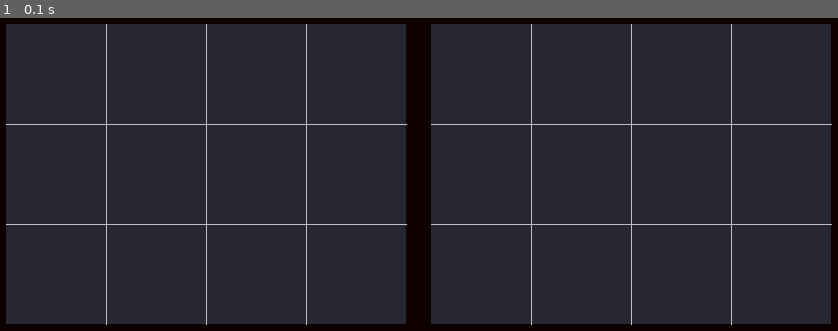
Above: before the commit, frame 1.
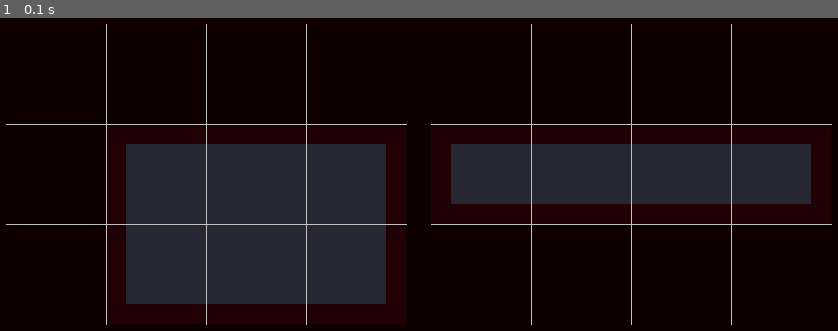
Above: after the commit, the same moment.

Repository: MU-Enigma/BattleShip-BattleGround
Game: pygame game, started from Battleship/BattleGround/main.py
Two runs of this game, one before a commit and one after it. Both use one fixed random seed, a clock stepped at 60 frames per second and the inputs below.
Inputs:
- Up to frame 1 (0.1 s): no input

The runs differ from the first frame. In frame 1, 66% of the frame differs, in the area x 0-100%, y 1-98%.

Commit message:
Added dynamic ship rendering system Only allows ships to be rectangular. Will run into problems in other cases.

Diff:
--- a/Battleship/utils/PygameRenderer.py
+++ b/Battleship/utils/PygameRenderer.py
@@ -33,11 +33,18 @@
 leaderboard_info = None
 
 board1 = [[0, 0, 0, 0],
+          [0, 1, 1, 1],
+          [0, 1, 1, 1]]
+board2 = [[0, 0, 0, 0],
           [1, 1, 1, 1],
           [0, 0, 0, 0]]
-board2 = [[0, 0, 0, 0],
-          [1, 1, 1, 1],
-          [0, 1, 0, 0]]
+
+"""
+board nums:
+0 - water
+1 - ship part
+2 - destroyed ship part
+"""
 
 # Draw Variables
 board_margin = 10
@@ -91,10 +98,20 @@
     #TODO: Write stuff to render/visualize data related to the leaderboard/scoresheet
 
 
-def printmat(matrix):
-    for row in matrix:
-        print(row)
-
+def nomenclature(board, pos):
+    s_tiles = []
+
+    for y in range(3):
+        for x in range(3):
+            index_x = pos[0]-1+x
+            index_y = pos[1]-1+y
+            if index_x < 0 or index_y < 0 or index_x > len(board[0])-1 or index_y > len(board)-1:
+                s_tiles.append(0)
+            else:
+                s_tiles.append(board[index_y][index_x])
+
+    # top, left, right, bottom
+    return str(s_tiles[1]) + str(s_tiles[3]) + str(s_tiles[5]) + str(s_tiles[7])
 
 
 def render_board(pos, board):
@@ -107,17 +124,10 @@
                                                                            pos[1]+(y * cell_size[index]),
                                                                            cell_size[index],
                                                                            cell_size[index]))"""
-
-
-            #Keeping it sexy by seperating tileset 1 and tileset 2
-
-            #Tileset 1 ifs
-
-
-            #Tileset 2 ifs
-
-
-            screen.blit(tiles['body'], [pos[0]+(x * cell_size[index]), pos[1]+(y * cell_size[index])])
+            if x != board_elem_dim[0] and y != board_elem_dim[1]:
+                if board[y][x] == 1:
+                    screen.blit(tiles[nomenclature(board, (x, y))], [pos[0]+(x * cell_size[index]), pos[1]+(y * cell_size[index])])
+
 
     # Must shift pos-y, pos-x depending on lesser size.
     # Drawing Grid Lines, can compute and store intersection map for speed gains here.
@@ -136,8 +146,6 @@
                              (pos[0]+(board_elem_dim[0]*cell_size[index]), pos[1]+(y*cell_size[index])))
 
 
-
-
 def render():
     """
     Draw Plan:
@@ -218,13 +226,6 @@
 
 
 def draw_call():
-    global screen, running, clock
-
-
-def draw_call(b1, b2):
-    global board1, board2
-    board1 = b1
-    board2 = b2
     global screen, running, clock, count
     render()
     for event in pygame.event.get():
--- a/Battleship/utils/RenderTest.py
+++ b/Battleship/utils/RenderTest.py
@@ -25,15 +25,8 @@
     pr.board2 = board2
     pr.initialize()
 
-def update(b1, b2):
-    global board1, board2
-    print(b1)
-    pr.board1 = b1
-    pr.board2 = b2
-    pr.draw_call(pr.board1, pr.board2)
-
 def run():
     while pr.running:
-        pr.draw_call(pr.board1, pr.board2)
+        pr.draw_call()
 
 run()
Renamed: Battleship/Assets/1/CornerTop.png -> Battleship/Assets/1/0001.png
Renamed: Battleship/Assets/1/CornerLeft.png -> Battleship/Assets/1/0010.png
Renamed: Battleship/Assets/1/CornerRight.png -> Battleship/Assets/1/0100.png
Renamed: Battleship/Assets/1/CentralHorizontal.png -> Battleship/Assets/1/0110.png
Renamed: Battleship/Assets/1/CornerBottom.png -> Battleship/Assets/1/1000.png
Renamed: Battleship/Assets/1/CentralVertical.png -> Battleship/Assets/1/1001.png
Renamed: Battleship/Assets/2/topleft.png -> Battleship/Assets/2/0011.png
Renamed: Battleship/Assets/2/topright.png -> Battleship/Assets/2/0101.png
Renamed: Battleship/Assets/2/sideup.png -> Battleship/Assets/2/0111.png
Renamed: Battleship/Assets/2/downleft.png -> Battleship/Assets/2/1010.png
Renamed: Battleship/Assets/2/sideleft.png -> Battleship/Assets/2/1011.png
Renamed: Battleship/Assets/2/downright.png -> Battleship/Assets/2/1100.png
(and 4 more such lines)
